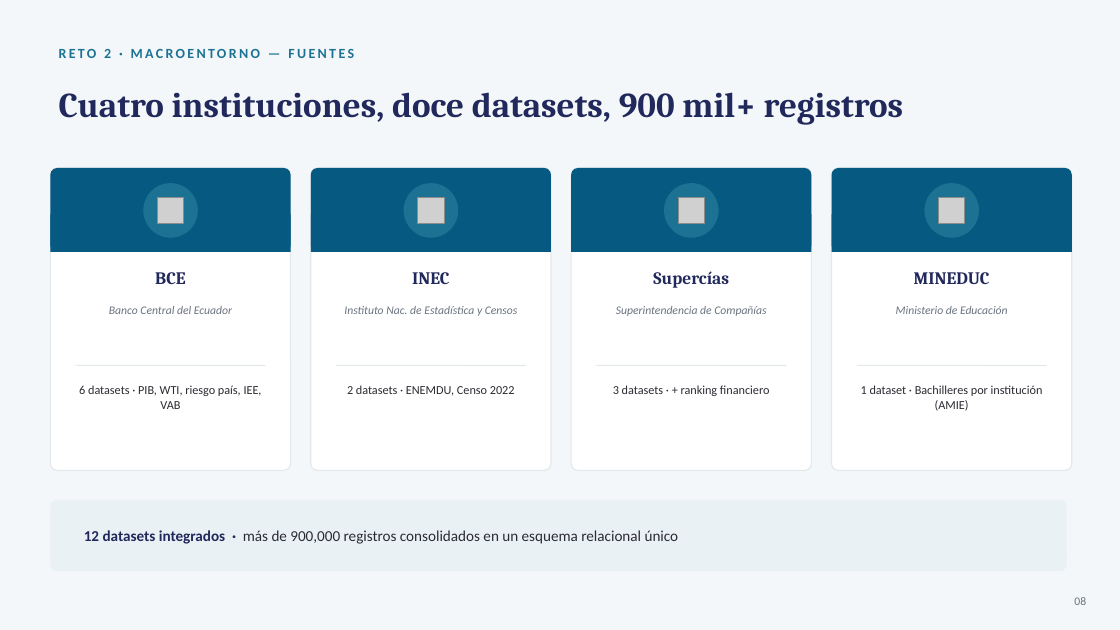
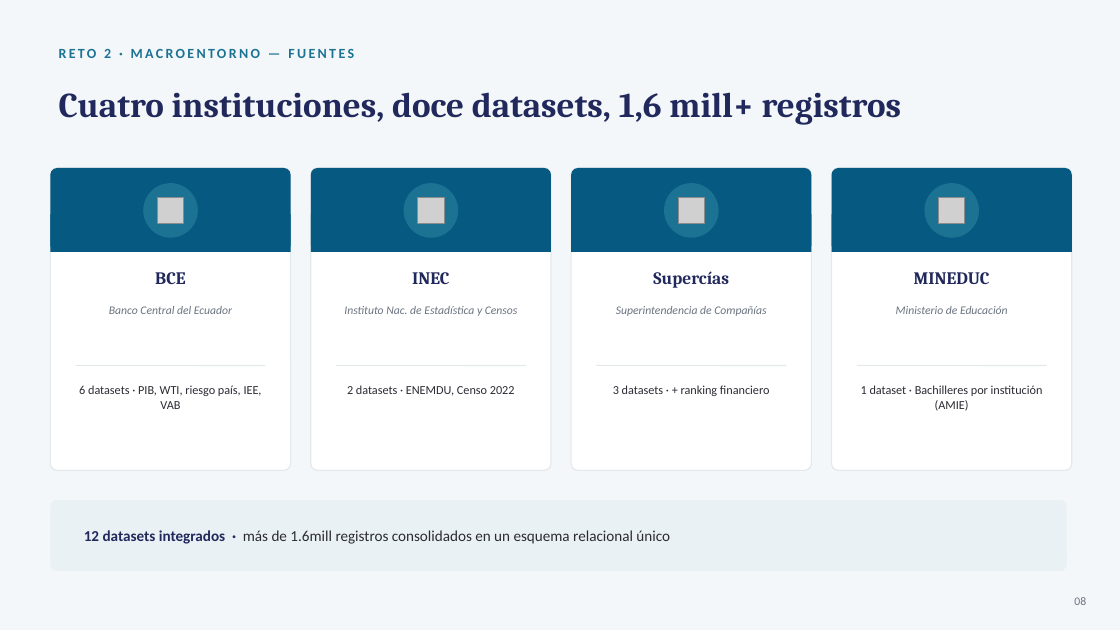
Before and after one commit to MathLeoYa/Practicum_2.2, a slide deck: slide 4 of Reto final/Macroentorno_Ecuatoriano_Presentacion.pptx. Drawn at 1120x630 pixels with LibreOffice and Linux fonts; fonts in the diff are those of the drawing; grey boxes stand for pictures. Boxes give left, top, right and bottom in pixels: in the first picture for what was removed or moved away, otherwise in the second. Text is boxed around its words. In the diff, an @@ line names an element or a change of style, - is before the commit and + after.

```diff
--- a/Reto final/Macroentorno_Ecuatoriano_Presentacion.pptx
+++ b/Reto final/Macroentorno_Ecuatoriano_Presentacion.pptx
@@ text at (x1=59, y1=92, x2=902, y2=125): text changed @@
-Cuatro instituciones, doce datasets, 900 mil+ registros
+Cuatro instituciones, doce datasets, 1,6 mill+ registros
@@ text at (x1=84, y1=530, x2=670, y2=544): text changed @@
-12 datasets integrados · más de 900,000 registros consolidados en un esquema relacional único
+12 datasets integrados · más de 1.6mill registros consolidados en un esquema relacional único
```
Also in this commit, not shown: 5 other slides changed, 2 slides added, 1 slide removed, 13 other files.
